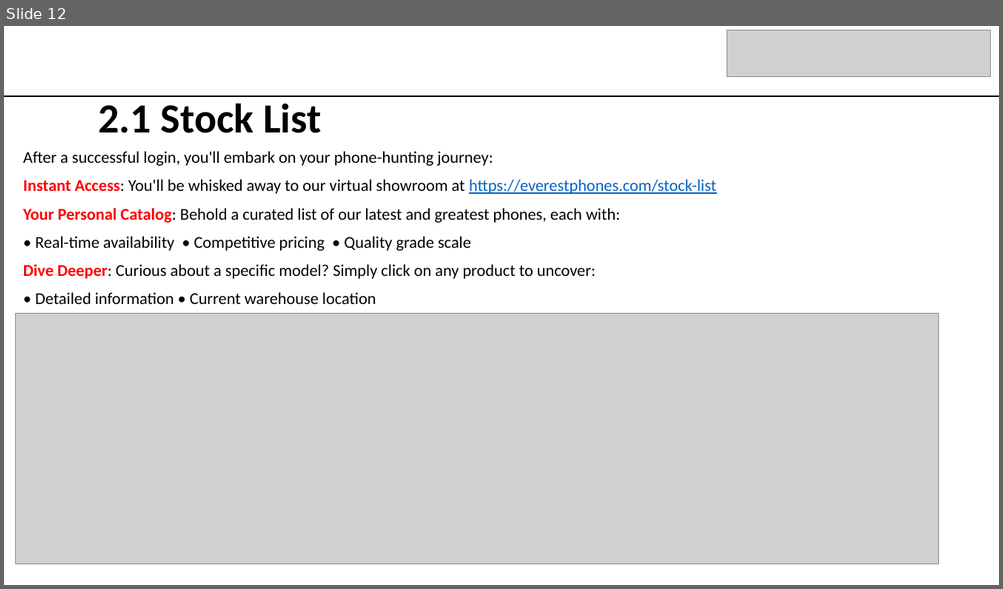
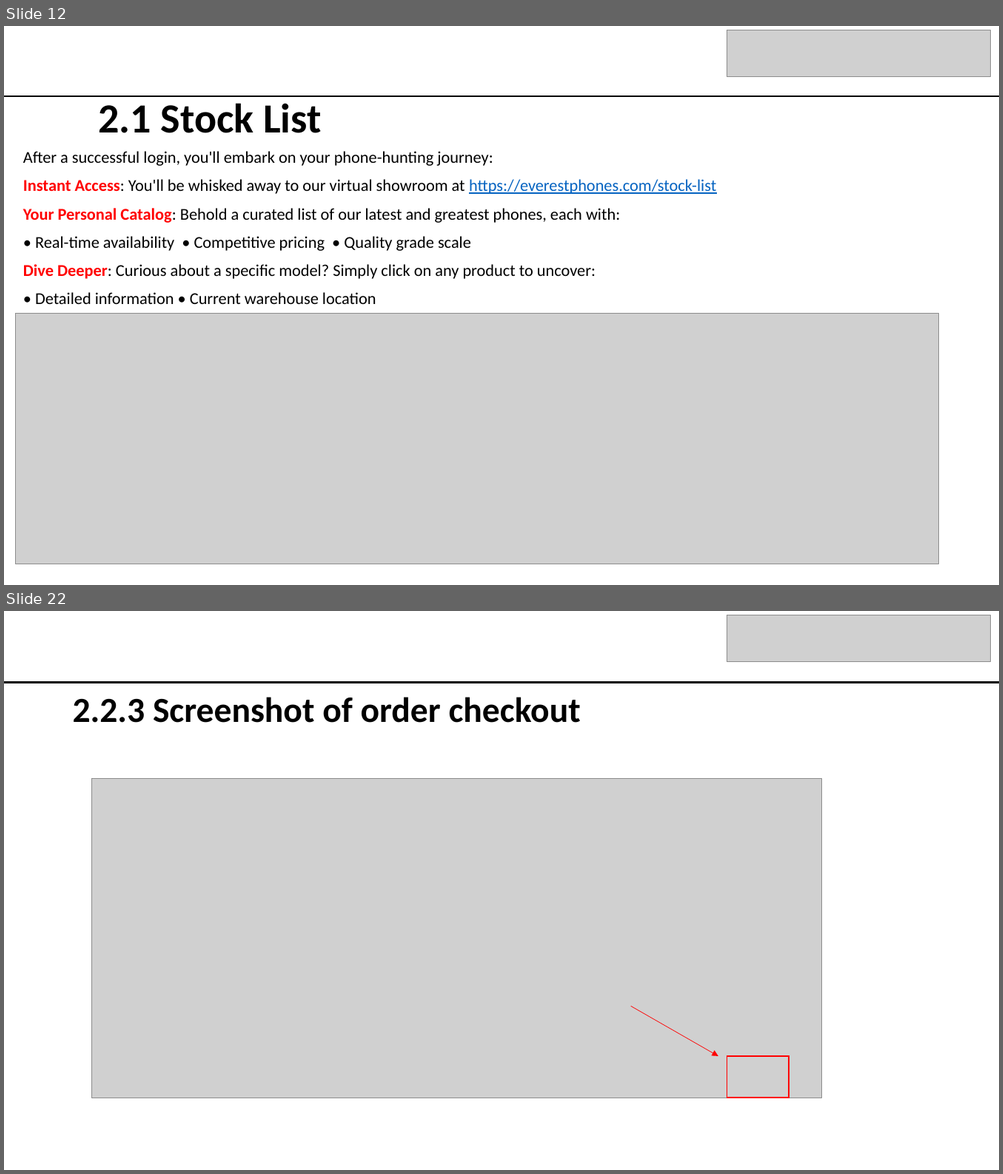
Before and after one commit to bidhan948/Everest-Phones-User-Manual, a slide deck: EVEREST PHONES.pptx. Shown one above the other, each under a label of ours: slide 12 before the commit, slides 12 and 22 after it; the slides between them are not shown. The pictures are 1003x589 and 1003x1174 pixels, drawn with LibreOffice and Linux fonts; fonts in the diff are those of the drawing; grey boxes stand for pictures. Boxes give left, top, right and bottom in pixels: in the first picture for what was removed or moved away, otherwise in the second. Text is boxed around its words. In the diff, an @@ line names an element or a change of style, - is before the commit and + after.

Commit message:
Checkout

```diff
--- a/EVEREST PHONES.pptx
+++ b/EVEREST PHONES.pptx
@@ slide 22 added at (4, 611, 999, 1170), background #FFFFFF @@
@@ picture added at (727, 615, 990, 663) @@
@@ line added from (4, 683) to (999, 683), #000000 1.5 pt @@
@@ title added at (73, 697, 580, 723), 34 pt, text #000000, bold @@
+2.2.3 Screenshot of order checkout
@@ picture added at (91, 778, 822, 1098) @@
@@ arrow added from (631, 1006) to (718, 1056), #FF0000 0.5 pt @@
@@ rectangle added at (727, 1056, 789, 1098), outline #FF0000 1 pt @@
```
Also in this commit, not shown: 4 slides changed, 8 other slides added.
